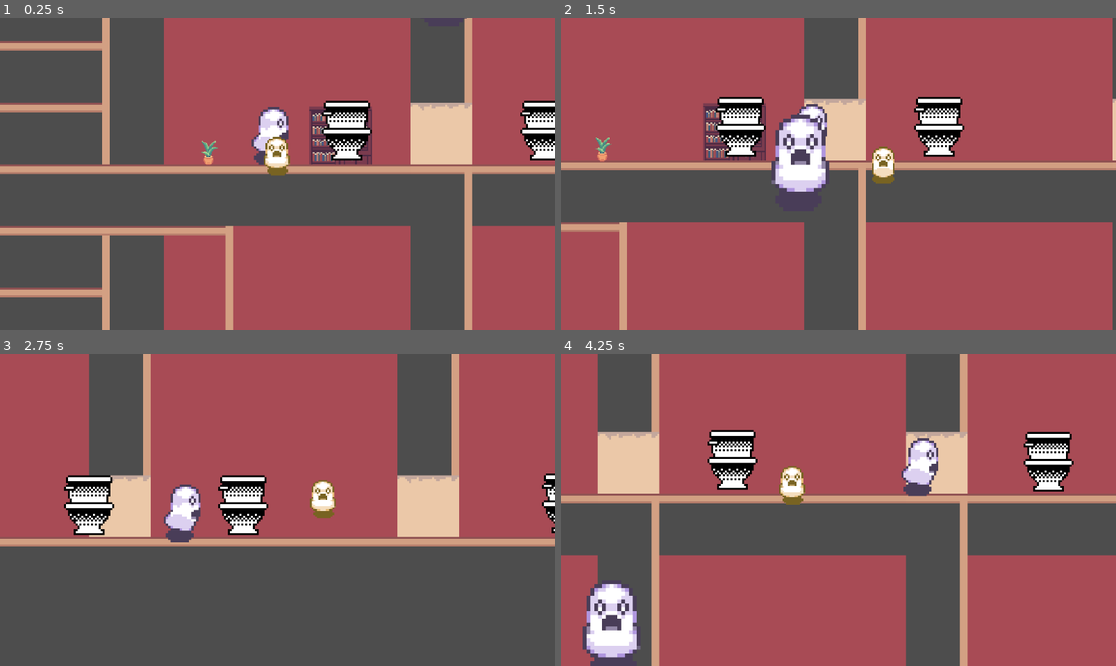
Above: before the commit, frames 1-4 (two rows, left to right).
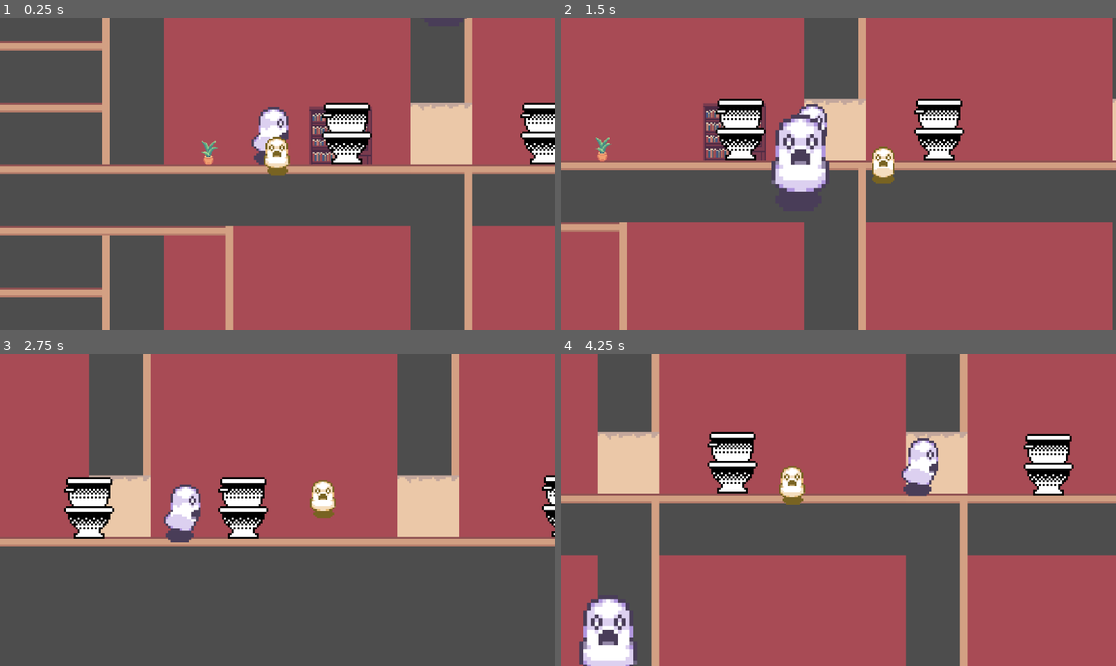
Above: after the commit, the same moments.

Repository: lykarevalde/GameJam
Game: Godot game, scene res://scenes/game_scene.tscn
Same seed, same stepped clock (60 frames per second), same inputs: the game is played once before the commit and once after it.
Inputs:
- Up to frame 1 (0.25 s): no input
- Up to frame 2 (1.5 s): tap Enter (ui_accept) at 0.5, 0.77 s; hold Right (ui_right) 0.53-1.28 s; hold Down (ui_down) from 1.28 s (still down)
- Up to frame 3 (2.75 s): tap Enter (ui_accept) at 1.52 s; release Down (ui_down) at 2.03 s; hold Right (ui_right) from 2.03 s (still down)
- Up to frame 4 (4.25 s): release Right (ui_right) at 2.78 s; hold Up (ui_up) 2.78-3.53 s; tap Enter (ui_accept) at 3.02, 3.77 s; hold Left (ui_left) from 3.53 s (still down)

The runs differ from the first frame. In frame 1, 1.6% of the frame differs, in the area x 57-100%, y 26-47%; in frame 2, 1.9%; in frame 3, 2.1%; in frame 4, 3.9%, in the area x 3-93%, y 24-100%.

Commit message:
added toilet animations
added move, spook, float logic to furniture code and as well as its animations

Diff:
--- a/scenes/furniture.tscn
+++ b/scenes/furniture.tscn
@@ -1,8 +1,9 @@
-[gd_scene load_steps=14 format=3 uid="uid://dsr4nt81mbrbd"]
+[gd_scene load_steps=29 format=3 uid="uid://dsr4nt81mbrbd"]
 
 [ext_resource type="Texture2D" uid="uid://dvpynuaplocpe" path="res://assets/Furniture/Toilet/toilet MOVE.png" id="1_uouto"]
 [ext_resource type="Shader" uid="uid://dromq4pf7p2g8" path="res://scenes/furniture.gdshader" id="1_yxmve"]
 [ext_resource type="Script" uid="uid://dn1bn31prmmml" path="res://scripts/furniture.gd" id="2_uj4jp"]
+[ext_resource type="Texture2D" uid="uid://cquskrrtn7jeh" path="res://assets/Furniture/Toilet/toilet SPOOK.png" id="3_qmgrm"]
 
 [sub_resource type="ShaderMaterial" id="ShaderMaterial_yxmve"]
 shader = ExtResource("1_yxmve")
@@ -41,6 +42,62 @@
 atlas = ExtResource("1_uouto")
 region = Rect2(0, 128, 32, 64)
 
+[sub_resource type="AtlasTexture" id="AtlasTexture_ngo83"]
+atlas = ExtResource("3_qmgrm")
+region = Rect2(0, 0, 32, 64)
+
+[sub_resource type="AtlasTexture" id="AtlasTexture_bew5f"]
+atlas = ExtResource("3_qmgrm")
+region = Rect2(32, 0, 32, 64)
+
+[sub_resource type="AtlasTexture" id="AtlasTexture_kghvc"]
+atlas = ExtResource("3_qmgrm")
+region = Rect2(64, 0, 32, 64)
+
+[sub_resource type="AtlasTexture" id="AtlasTexture_cl4yy"]
+atlas = ExtResource("3_qmgrm")
+region = Rect2(96, 0, 32, 64)
+
+[sub_resource type="AtlasTexture" id="AtlasTexture_lgncd"]
+atlas = ExtResource("3_qmgrm")
+region = Rect2(128, 0, 32, 64)
+
+[sub_resource type="AtlasTexture" id="AtlasTexture_axdrx"]
+atlas = ExtResource("3_qmgrm")
+region = Rect2(0, 64, 32, 64)
+
+[sub_resource type="AtlasTexture" id="AtlasTexture_adld2"]
+atlas = ExtResource("3_qmgrm")
+region = Rect2(32, 64, 32, 64)
+
+[sub_resource type="AtlasTexture" id="AtlasTexture_lvwb8"]
+atlas = ExtResource("3_qmgrm")
+region = Rect2(64, 64, 32, 64)
+
+[sub_resource type="AtlasTexture" id="AtlasTexture_86qb4"]
+atlas = ExtResource("3_qmgrm")
+region = Rect2(96, 64, 32, 64)
+
+[sub_resource type="AtlasTexture" id="AtlasTexture_2854e"]
+atlas = ExtResource("3_qmgrm")
+region = Rect2(128, 64, 32, 64)
+
+[sub_resource type="AtlasTexture" id="AtlasTexture_1vehp"]
+atlas = ExtResource("3_qmgrm")
+region = Rect2(0, 128, 32, 64)
+
+[sub_resource type="AtlasTexture" id="AtlasTexture_tbjfm"]
+atlas = ExtResource("3_qmgrm")
+region = Rect2(32, 128, 32, 64)
+
+[sub_resource type="AtlasTexture" id="AtlasTexture_4eyut"]
+atlas = ExtResource("3_qmgrm")
+region = Rect2(64, 128, 32, 64)
+
+[sub_resource type="AtlasTexture" id="AtlasTexture_68vwh"]
+atlas = ExtResource("3_qmgrm")
+region = Rect2(96, 128, 32, 64)
+
 [sub_resource type="SpriteFrames" id="SpriteFrames_bew5f"]
 animations = [{
 "frames": [{
@@ -71,14 +128,61 @@
 "loop": true,
 "name": &"move",
 "speed": 12.0
+}, {
+"frames": [{
+"duration": 1.0,
+"texture": SubResource("AtlasTexture_ngo83")
+}, {
+"duration": 1.0,
+"texture": SubResource("AtlasTexture_bew5f")
+}, {
+"duration": 1.0,
+"texture": SubResource("AtlasTexture_kghvc")
+}, {
+"duration": 1.0,
+"texture": SubResource("AtlasTexture_cl4yy")
+}, {
+"duration": 1.0,
+"texture": SubResource("AtlasTexture_lgncd")
+}, {
+"duration": 1.0,
+"texture": SubResource("AtlasTexture_axdrx")
+}, {
+"duration": 1.0,
+"texture": SubResource("AtlasTexture_adld2")
+}, {
+"duration": 1.0,
+"texture": SubResource("AtlasTexture_lvwb8")
+}, {
+"duration": 1.0,
+"texture": SubResource("AtlasTexture_86qb4")
+}, {
+"duration": 1.0,
+"texture": SubResource("AtlasTexture_2854e")
+}, {
+"duration": 1.0,
+"texture": SubResource("AtlasTexture_1vehp")
+}, {
+"duration": 1.0,
+"texture": SubResource("AtlasTexture_tbjfm")
+}, {
+"duration": 1.0,
+"texture": SubResource("AtlasTexture_4eyut")
+}, {
+"duration": 1.0,
+"texture": SubResource("AtlasTexture_68vwh")
+}],
+"loop": true,
+"name": &"spook",
+"speed": 5.0
 }]
 
 [node name="Furniture" type="AnimatedSprite2D"]
 material = SubResource("ShaderMaterial_yxmve")
 position = Vector2(0, -32)
 sprite_frames = SubResource("SpriteFrames_bew5f")
-animation = &"move"
-frame_progress = 0.6196499
+animation = &"spook"
+frame_progress = 0.91006017
 script = ExtResource("2_uj4jp")
 
 [node name="Node2D" type="Node2D" parent="."]
--- a/scenes/toilet.tscn
+++ b/scenes/toilet.tscn
@@ -9,11 +9,11 @@
 [node name="Toilet" type="CharacterBody2D"]
 script = ExtResource("1_yyxms")
 
+[node name="Toilet" parent="." instance=ExtResource("2_5rkpo")]
+position = Vector2(-1, -6)
+frame = 10
+frame_progress = 0.93261635
+
 [node name="CollisionShape2D" type="CollisionShape2D" parent="."]
 position = Vector2(-1, 9)
 shape = SubResource("CapsuleShape2D_tcjrq")
-
-[node name="Toilet" parent="." instance=ExtResource("2_5rkpo")]
-position = Vector2(-1, -6)
-frame = 7
-frame_progress = 0.6740139
--- a/scripts/enemy.gd
+++ b/scripts/enemy.gd
@@ -28,7 +28,7 @@
 	move_and_slide()
 
 	anim.flip_h = velocity.x < 0
-	anim.play("walk")
+	anim.play("idle")
 
 	if global_position.distance_to(target_furniture.global_position) <= reach_distance:
 		try_possess()
@@ -58,6 +58,8 @@
 	if furniture != target_furniture:
 		return
 
+	global_position = furniture.global_position
+
 	last_furniture = furniture
 	target_furniture = null
 	anim.visible = true
